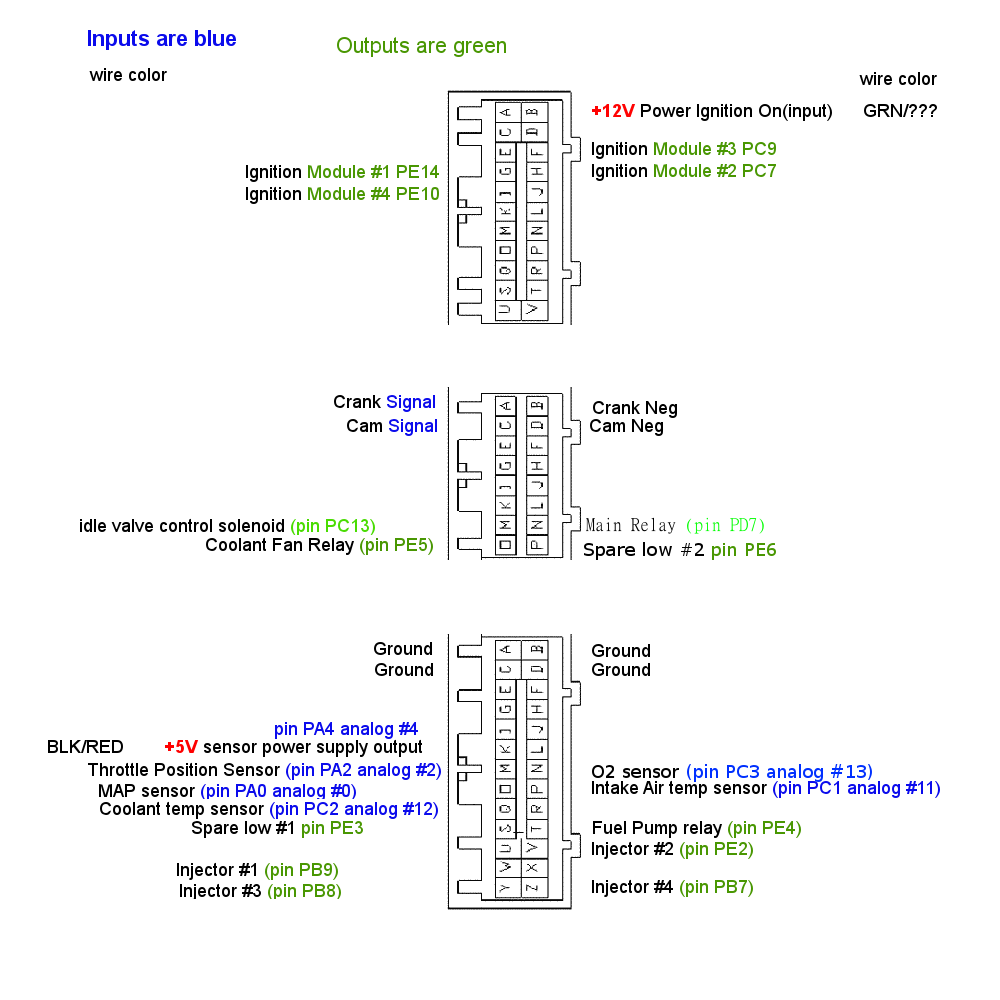
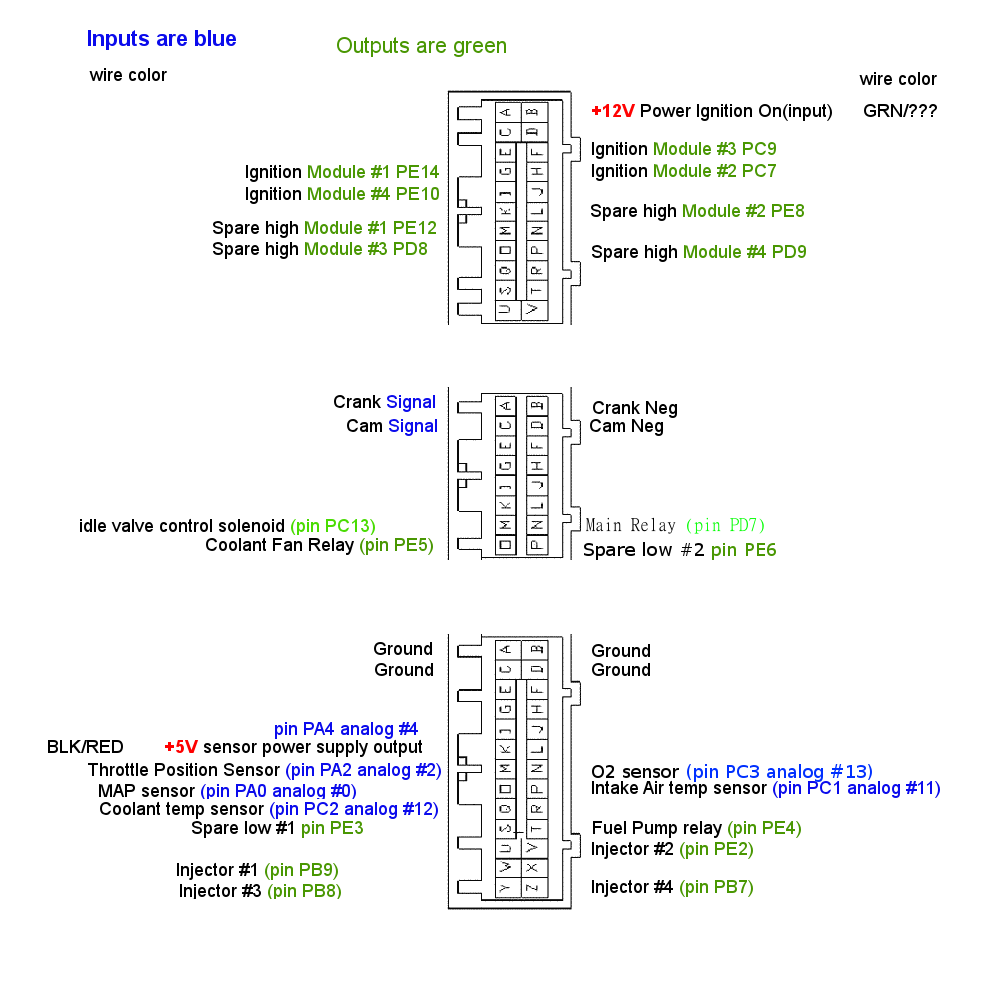
The second (1000, 1000) image is a revision of the first. Changes to its layers:
added layer "Spare high Module #3 PD8" above "Spare high Module #4 PD9" over [213, 242, 427, 259]
added layer "Spare high Module #4 PD9" above "Spare high Module #2 PE8" over [592, 245, 806, 262]
added layer "Spare high Module #2 PE8" above "Spare high Module #1 PE12" over [591, 204, 804, 221]
added layer "Spare high Module #1 PE12" above "Ignition Mo... #1" over [213, 221, 436, 238]
